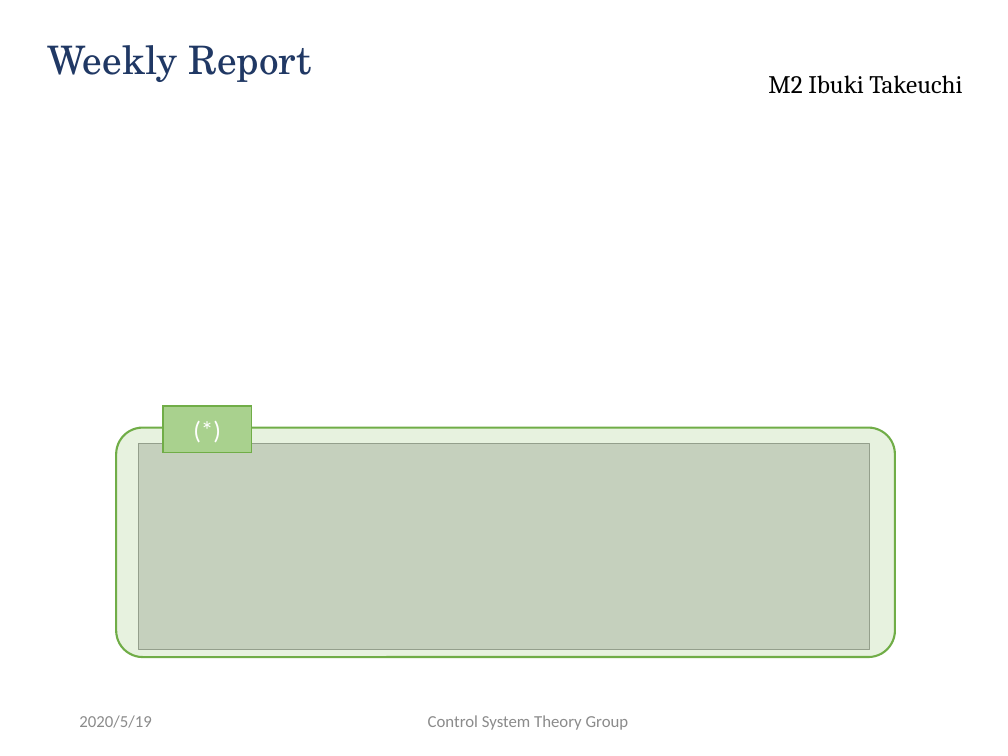
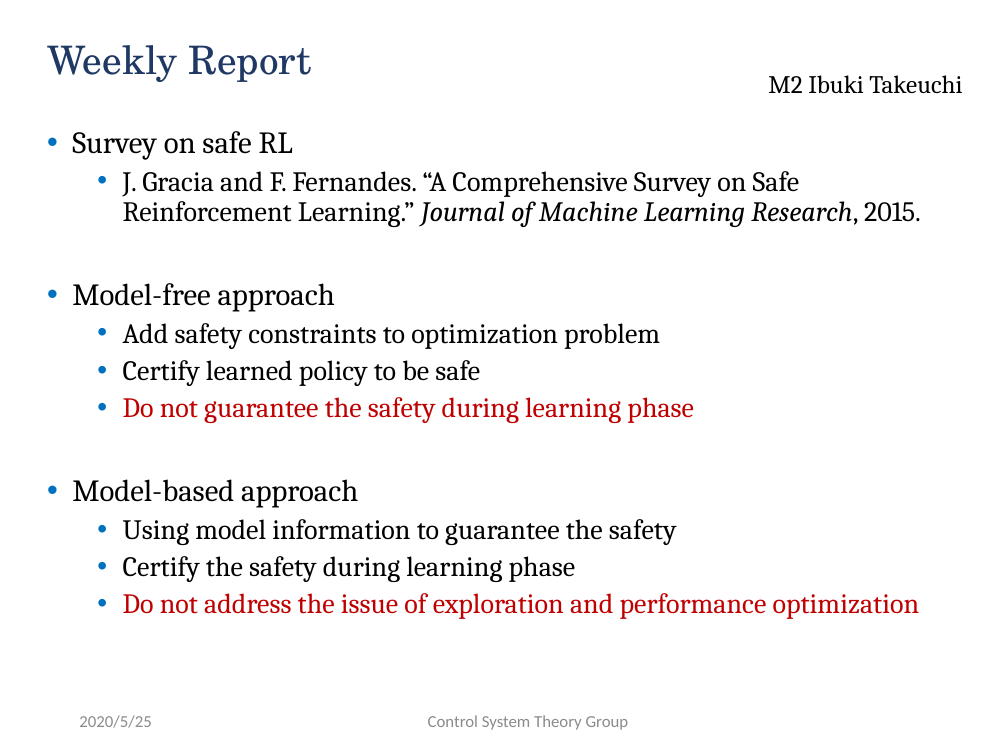
Before and after one commit to ibuki1024/weekly_report, a slide deck: slide 1 of report.pptx (slide 3 before the commit). Drawn at 1008x756 pixels with LibreOffice and Linux fonts; fonts in the diff are those of the drawing; grey boxes stand for pictures; background and template pictures are left out. Boxes give left, top, right and bottom in pixels: in the first picture for what was removed or moved away, otherwise in the second. Text is boxed around its words. In the diff, an @@ line names an element or a change of style, - is before the commit and + after.

```diff
--- a/report.pptx
+++ b/report.pptx
@@ text added at [72,131,921,619], 20 pt, text #000000 @@
+• Survey on safe RL
+  • J. Gracia and F. Fernandes. “A Comprehensive Survey on Safe Reinforcement Learning.” Journal of Machine Learning Research, 2015.
+• Model-free approach
+  • Add safety constraints to optimization problem
+  • Certify learned policy to be safe
+  • Do not guarantee the safety during learning phase
+• Model-based approach
+  • Using model information to guarantee the safety
+  • Certify the safety during learning phase
+  • Do not address the issue of exploration and performance optimization
@@ rectangle removed at [163,406,252,453] @@
-(*)
@@ rounded rectangle removed at [116,427,895,657] @@
@@ picture removed at [139,444,869,649] @@
@@ text at [79,715,151,728]: text changed @@
-2020/5/19
+2020/5/25
```
Also in this commit, not shown: 1 other slide changed, 2 slides removed, 1 other file.
